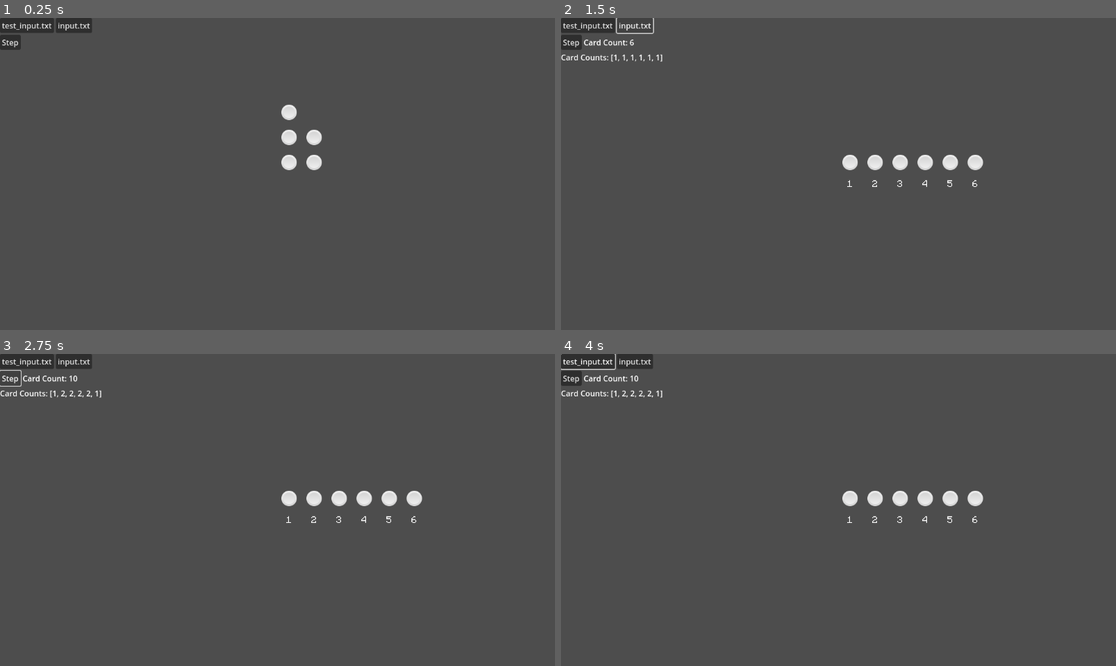
Above: before the commit, frames 1-4 (two rows, left to right).
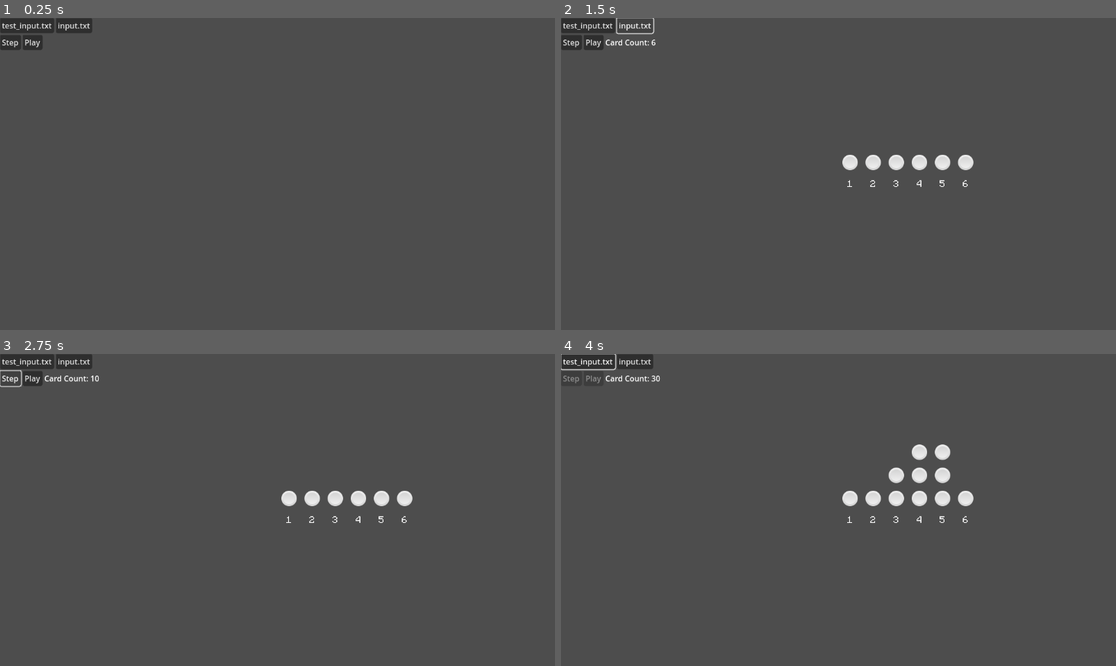
Above: after the commit, the same moments.

Repository: andrejp88/advent-of-code-2023
Game: Godot game, scene res://src/day_4/day_4_part_2.tscn
The game is run twice, just before and just after one commit, with the same random seed, the same clock (stepped at 60 frames per second) and the same inputs. The project has no main scene, so this scene is started directly.
Inputs (mouse positions are in pixels of both pictures, inside the frame that each line leads up to):
- Up to frame 1 (0.25 s): no input
- Up to frame 2 (1.5 s): click "test_input.txt" at 0.5 s; click "input.txt" at 1.25 s
- Up to frame 3 (2.75 s): click "Step" at 2 s
- Up to frame 4 (4 s): click (594, 378) at 2.75 s, where only the run after the commit has a clickable "Play"; tap Enter at 3.5 s; move the mouse to (960, 494) at 3.52 s; hold Up (ui_up) from 3.53 s (still down); hold Shift from 3.53 s (still down); click (960, 494) at 3.67 s

The runs differ from the first frame. In frame 1, 0.7% of the frame differs, in the area x 4-59%, y 5-49%; in frame 2, 1.1%; in frame 3, 1.1%; in frame 4, 1.7%, in the area x 0-77%, y 0-55%.
Error before the commit: Cannot call method 'get_as_text' on a null value. (res://src/day_4/day_4_part_2.gd:15)
Error after the commit: Cannot call method 'get_as_text' on a null value. (res://src/day_4/day_4_part_2.gd:30)

Commit message:
Fix visualization for Day 4, Part 2
Switched to using a tilemap since Godot can't handle millions of nodes. Also, switched to a logarithmic scale for the Y-axis since you can hardly see the top anyway

Diff:
--- a/project.godot
+++ b/project.godot
@@ -21,3 +21,8 @@
 [editor_plugins]
 
 enabled=PackedStringArray("res://addons/gut/plugin.cfg", "res://addons/script-ide/plugin.cfg")
+
+[rendering]
+
+2d/snap/snap_2d_transforms_to_pixel=true
+2d/snap/snap_2d_vertices_to_pixel=true
--- a/src/day_4/day_4_part_2.gd
+++ b/src/day_4/day_4_part_2.gd
@@ -4,10 +4,25 @@
 var day_4 := preload("res://src/day_4/day_4.gd").new()
 
 @onready var camera: Camera2D = $Camera2D
+@onready var tilemap: TileMap = $Board/TileMap
 
 var parsed_cards: Array
 var current_card: int
 var card_counts: Array[int] = []
+
+const step_duration := 1 / 30.0
+var time_elapsed_in_current_step := 0.0
+
+
+func _ready() -> void:
+	set_process(false)
+
+
+func _process(delta: float) -> void:
+	time_elapsed_in_current_step += delta
+	if time_elapsed_in_current_step >= step_duration:
+		time_elapsed_in_current_step -= step_duration
+		step()
 
 
 func set_up_from_path(input_path: String) -> void:
@@ -22,16 +37,13 @@
 	await get_tree().process_frame
 
 	var card_numbers_container: HBoxContainer = $Board/CardNumbers
-	var tokens_container: HBoxContainer = $Board/TokensContainer
 
 	for child: Node in card_numbers_container.get_children():
 		child.free()
 
-	for child: Node in tokens_container.get_children():
-		child.free()
+	tilemap.clear()
 
 	for i: int in range(parsed_cards.size()):
-
 		var card_number := i + 1
 		var label := Label.new()
 		label.text = str(card_number)
@@ -39,48 +51,38 @@
 		label.custom_minimum_size.x = 48
 		card_numbers_container.add_child(label)
 
+		tilemap.set_cell(0, Vector2i(i, -1), 1, Vector2i.ZERO)
 
-		var this_card_token_container := VBoxContainer.new()
-		this_card_token_container.name = "Card %d" % card_number
-		this_card_token_container.custom_minimum_size.x = 48
-		this_card_token_container.alignment = BoxContainer.ALIGNMENT_END
-
-		var token := TextureRect.new()
-		token.texture = preload("res://src/day_4/token.png")
-		token.expand_mode = TextureRect.EXPAND_FIT_HEIGHT_PROPORTIONAL
-		token.stretch_mode = TextureRect.STRETCH_KEEP_CENTERED
-		this_card_token_container.add_child(token)
-
-		tokens_container.add_child(this_card_token_container)
 
 	current_card = 1
 	card_counts.resize(parsed_cards.size())
 	card_counts.fill(1)
+	set_process(false)
 	$CanvasLayer/VBoxContainer/HBoxContainer2/StepButton.disabled = false
+	$CanvasLayer/VBoxContainer/HBoxContainer2/PlayButton.disabled = false
 	update_labels()
 
 
 func step() -> void:
 	await get_tree().process_frame
 
-	var tokens_container: HBoxContainer = $Board/TokensContainer
 	var current_card_idx := current_card - 1
 
 	var num_copies_of_current_card := card_counts[current_card_idx]
 	var num_matches := day_4.get_number_of_matches(parsed_cards[current_card_idx])
 
 	for match_idx: int in num_matches:
-		card_counts[current_card_idx + 1 + match_idx] += num_copies_of_current_card
-		#for copy_idx: int in num_copies_of_current_card:
-			#var target_container: VBoxContainer = tokens_container.get_child(current_card_idx + 1 + match_idx)
-			#var token := TextureRect.new()
-			#token.texture = preload("res://src/day_4/token.png")
-			#token.expand_mode = TextureRect.EXPAND_FIT_HEIGHT_PROPORTIONAL
-			#token.stretch_mode = TextureRect.STRETCH_KEEP_CENTERED
-			#target_container.add_child(token)
+		var target_card_idx := current_card_idx + 1 + match_idx
+		card_counts[target_card_idx] += num_copies_of_current_card
+
+		for copy_idx: int in floori(log(card_counts[target_card_idx]) / log(2.0)):
+		#for copy_idx: int in card_counts[target_card_idx] / 100.0:
+			tilemap.set_cell(0, Vector2i(target_card_idx, -1 - copy_idx), 1, Vector2.ZERO)
 
 	if current_card == parsed_cards.size():
 		$CanvasLayer/VBoxContainer/HBoxContainer2/StepButton.disabled = true
+		$CanvasLayer/VBoxContainer/HBoxContainer2/PlayButton.disabled = true
+		set_process(false)
 	else:
 		current_card += 1
 		update_labels()
@@ -90,7 +92,6 @@
 	var card_total := card_counts.reduce(func(acc: int, e: int) -> int: return acc + e, 0) as int
 	#var texture_rect_descendants := $Board/TokensContainer.find_children("*", "TextureRect", true, false)
 	$CanvasLayer/VBoxContainer/HBoxContainer2/CardCount.text = "Card Count: %d" % card_total
-	$CanvasLayer/VBoxContainer/HBoxContainer3/CardCounts.text = "Card Counts: " + str(card_counts)
 
 
 func _unhandled_input(event: InputEvent) -> void:
@@ -106,14 +107,14 @@
 
 		if mouse_button_event.button_index == MOUSE_BUTTON_WHEEL_UP:
 			var zoom_factor := camera.zoom * quintic_root_of_2
-			if zoom_factor.x < 20.0:
+			if zoom_factor.x < 200.0:
 				camera.zoom = zoom_factor
 			if is_equal_approx(camera.zoom.x, 1.0):
 				camera.zoom = Vector2.ONE
 
 		elif mouse_button_event.button_index == MOUSE_BUTTON_WHEEL_DOWN:
 			var zoom_factor := camera.zoom / quintic_root_of_2
-			if zoom_factor.x > 1.0 / 20.0:
+			if zoom_factor.x > 1.0 / 200.0:
 				camera.zoom = zoom_factor
 			if is_equal_approx(camera.zoom.x, 1.0):
 				camera.zoom = Vector2.ONE
@@ -121,3 +122,8 @@
 		elif mouse_button_event.button_index == MOUSE_BUTTON_LEFT:
 			if not mouse_button_event.pressed:
 				camera.global_position = Vector2(roundf(camera.global_position.x), roundf(camera.global_position.y))
+
+
+
+func _on_play_pressed() -> void:
+	set_process(true)
--- a/src/day_4/day_4_part_2.tscn
+++ b/src/day_4/day_4_part_2.tscn
@@ -1,64 +1,33 @@
-[gd_scene load_steps=4 format=3 uid="uid://ddo6f6u0ng535"]
+[gd_scene load_steps=6 format=3 uid="uid://ddo6f6u0ng535"]
 
 [ext_resource type="Script" path="res://src/day_4/day_4_part_2.gd" id="1_j3hv7"]
 [ext_resource type="Theme" uid="uid://dwcsl72g2ktdp" path="res://src/monocraft_theme.tres" id="2_7hueo"]
 [ext_resource type="Texture2D" uid="uid://d4rymhlalrwg" path="res://src/day_4/token.png" id="2_xflld"]
+
+[sub_resource type="TileSetAtlasSource" id="TileSetAtlasSource_duv66"]
+texture = ExtResource("2_xflld")
+texture_region_size = Vector2i(32, 32)
+0:0/0 = 0
+
+[sub_resource type="TileSet" id="TileSet_y6cda"]
+tile_size = Vector2i(48, 48)
+sources/1 = SubResource("TileSetAtlasSource_duv66")
 
 [node name="Day4Part2" type="Node2D"]
 script = ExtResource("1_j3hv7")
 
 [node name="Board" type="Node2D" parent="."]
 
+[node name="TileMap" type="TileMap" parent="Board"]
+tile_set = SubResource("TileSet_y6cda")
+rendering_quadrant_size = 128
+format = 2
+
 [node name="CardNumbers" type="HBoxContainer" parent="Board"]
 offset_right = 40.0
 offset_bottom = 40.0
 theme = ExtResource("2_7hueo")
-
-[node name="TokensContainer" type="HBoxContainer" parent="Board"]
-anchors_preset = 2
-anchor_top = 1.0
-anchor_bottom = 1.0
-grow_vertical = 0
-alignment = 2
-
-[node name="VBoxContainer" type="VBoxContainer" parent="Board/TokensContainer"]
-custom_minimum_size = Vector2(48, 0)
-layout_mode = 2
-
-[node name="TextureRect" type="TextureRect" parent="Board/TokensContainer/VBoxContainer"]
-layout_mode = 2
-texture = ExtResource("2_xflld")
-expand_mode = 5
-stretch_mode = 3
-
-[node name="TextureRect2" type="TextureRect" parent="Board/TokensContainer/VBoxContainer"]
-layout_mode = 2
-texture = ExtResource("2_xflld")
-expand_mode = 5
-stretch_mode = 3
-
-[node name="TextureRect3" type="TextureRect" parent="Board/TokensContainer/VBoxContainer"]
-layout_mode = 2
-texture = ExtResource("2_xflld")
-expand_mode = 5
-stretch_mode = 3
-
-[node name="VBoxContainer2" type="VBoxContainer" parent="Board/TokensContainer"]
-custom_minimum_size = Vector2(48, 0)
-layout_mode = 2
-alignment = 2
-
-[node name="TextureRect2" type="TextureRect" parent="Board/TokensContainer/VBoxContainer2"]
-layout_mode = 2
-texture = ExtResource("2_xflld")
-expand_mode = 5
-stretch_mode = 3
-
-[node name="TextureRect3" type="TextureRect" parent="Board/TokensContainer/VBoxContainer2"]
-layout_mode = 2
-texture = ExtResource("2_xflld")
-expand_mode = 5
-stretch_mode = 3
+theme_override_constants/separation = 0
 
 [node name="Camera2D" type="Camera2D" parent="."]
 
@@ -87,15 +56,14 @@
 text = "Step
 "
 
+[node name="PlayButton" type="Button" parent="CanvasLayer/VBoxContainer/HBoxContainer2"]
+layout_mode = 2
+text = "Play"
+
 [node name="CardCount" type="Label" parent="CanvasLayer/VBoxContainer/HBoxContainer2"]
-layout_mode = 2
-
-[node name="HBoxContainer3" type="HBoxContainer" parent="CanvasLayer/VBoxContainer"]
-layout_mode = 2
-
-[node name="CardCounts" type="Label" parent="CanvasLayer/VBoxContainer/HBoxContainer3"]
 layout_mode = 2
 
 [connection signal="pressed" from="CanvasLayer/VBoxContainer/HBoxContainer/UseTestInput" to="." method="set_up_from_path" binds= ["res://src/day_4/test_input.txt"]]
 [connection signal="pressed" from="CanvasLayer/VBoxContainer/HBoxContainer/UseRealInput" to="." method="set_up_from_path" binds= ["res://src/day_4/input.txt"]]
 [connection signal="pressed" from="CanvasLayer/VBoxContainer/HBoxContainer2/StepButton" to="." method="step"]
+[connection signal="pressed" from="CanvasLayer/VBoxContainer/HBoxContainer2/PlayButton" to="." method="_on_play_pressed"]
Binary file added: src/day_4/tiles.png
Not shown, added: src/day_4/tiles.png.import
